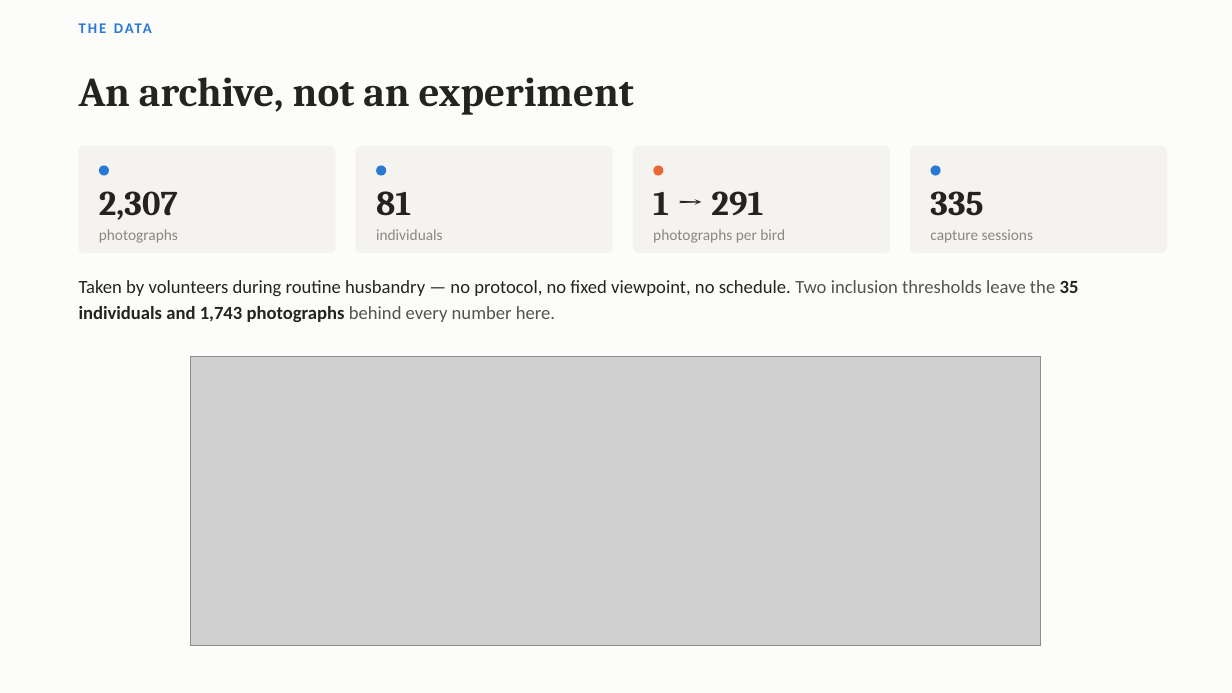
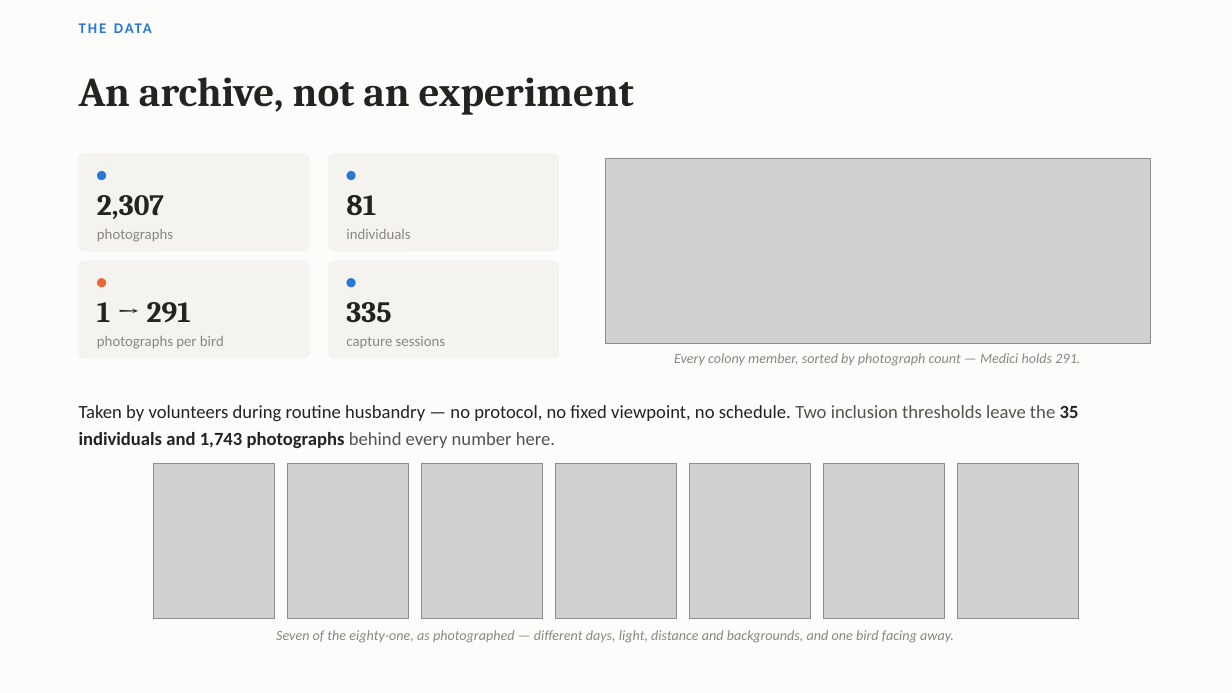
Before and after one commit to aoaoguo2003/pgs, a slide deck: slide 3 of presentation/ucl_final_presentation.pptx. Drawn at 1232x693 pixels with LibreOffice and Linux fonts; fonts in the diff are those of the drawing; grey boxes stand for pictures. Boxes give left, top, right and bottom in pixels: in the first picture for what was removed or moved away, otherwise in the second. Text is boxed around its words. In the diff, an @@ line names an element or a change of style, - is before the commit and + after.

```diff
--- a/presentation/ucl_final_presentation.pptx
+++ b/presentation/ucl_final_presentation.pptx
@@ rounded rectangle: place and size @@
-rounded rectangle at bbox=[79, 146, 335, 253]
+rounded rectangle at bbox=[79, 153, 310, 251]
@@ ellipse: place and size @@
-ellipse at bbox=[99, 165, 109, 176]
+ellipse at bbox=[97, 171, 106, 180]
@@ rounded rectangle: place and size @@
-rounded rectangle at bbox=[356, 146, 613, 253]
+rounded rectangle at bbox=[328, 153, 559, 251]
@@ ellipse: place and size @@
-ellipse at bbox=[376, 165, 386, 176]
+ellipse at bbox=[347, 171, 356, 180]
@@ picture: place and size @@
-picture at bbox=[191, 357, 1042, 645]
+picture at bbox=[605, 159, 1151, 344]
@@ text "81": place and size @@
-text "81" at bbox=[376, 191, 411, 216]
+text "81" at bbox=[346, 195, 376, 215]
@@ text "individuals": place and size @@
-text "individuals" at bbox=[376, 229, 443, 240]
+text "individuals" at bbox=[346, 229, 410, 239]
@@ rounded rectangle: place and size @@
-rounded rectangle at bbox=[633, 146, 890, 253]
+rounded rectangle at bbox=[79, 261, 310, 359]
@@ proportions changed in 4 elements at bbox=[79, 153, 310, 251], bbox=[328, 153, 559, 251], bbox=[79, 261, 310, 359], bbox=[328, 261, 559, 359] @@
@@ rounded rectangle: place and size @@
-rounded rectangle at bbox=[910, 146, 1167, 253]
+rounded rectangle at bbox=[328, 261, 559, 359]
@@ text "1 → 291": place and size @@
-text "1 → 291" at bbox=[653, 191, 763, 216]
+text "1 → 291" at bbox=[97, 302, 191, 322]
@@ ellipse: place and size @@
-ellipse at bbox=[653, 165, 664, 176]
+ellipse at bbox=[97, 278, 106, 287]
@@ size 27 to 23 pt in 4 elements at bbox=[97, 195, 164, 219], bbox=[346, 195, 376, 215], bbox=[97, 302, 191, 322], bbox=[346, 302, 391, 323] @@
@@ text "335": place and size @@
-text "335" at bbox=[930, 191, 983, 216]
+text "335" at bbox=[346, 302, 391, 323]
@@ ellipse: place and size @@
-ellipse at bbox=[931, 165, 941, 176]
+ellipse at bbox=[347, 278, 356, 287]
@@ text "photographs per bird": place and size @@
-text "photographs per bird" at bbox=[653, 229, 785, 243]
+text "photographs per bird" at bbox=[97, 336, 224, 349]
@@ size 12 to 11.5 pt in 4 elements at bbox=[97, 229, 173, 242], bbox=[346, 229, 410, 239], bbox=[97, 336, 224, 349], bbox=[346, 336, 445, 348] @@
@@ text "capture sessions": place and size @@
-text "capture sessions" at bbox=[930, 230, 1033, 243]
+text "capture sessions" at bbox=[346, 336, 445, 348]
@@ text added at bbox=[674, 353, 1080, 366], 11 pt, text #8A877F, italic @@
+Every colony member, sorted by photograph count — Medici holds 291.
@@ text "Taken by volunteers during routine ...": place and size @@
-text "Taken by volunteers during routine ..." at bbox=[79, 280, 1079, 322]
+text "Taken by volunteers during routine ..." at bbox=[79, 405, 1079, 448]
@@ picture added at bbox=[153, 464, 274, 619] @@
@@ picture added at bbox=[287, 464, 409, 619] @@
@@ picture added at bbox=[421, 464, 543, 619] @@
@@ picture added at bbox=[555, 464, 677, 619] @@
@@ picture added at bbox=[689, 464, 811, 619] @@
@@ picture added at bbox=[823, 464, 945, 619] @@
@@ picture added at bbox=[958, 464, 1079, 619] @@
@@ text added at bbox=[276, 630, 954, 643], 11 pt, text #8A877F, italic @@
+Seven of the eighty-one, as photographed — different days, light, distance and backgrounds, and one bird facing away.
```
Also in this commit, not shown: 2 other slides changed, 6 other files.
